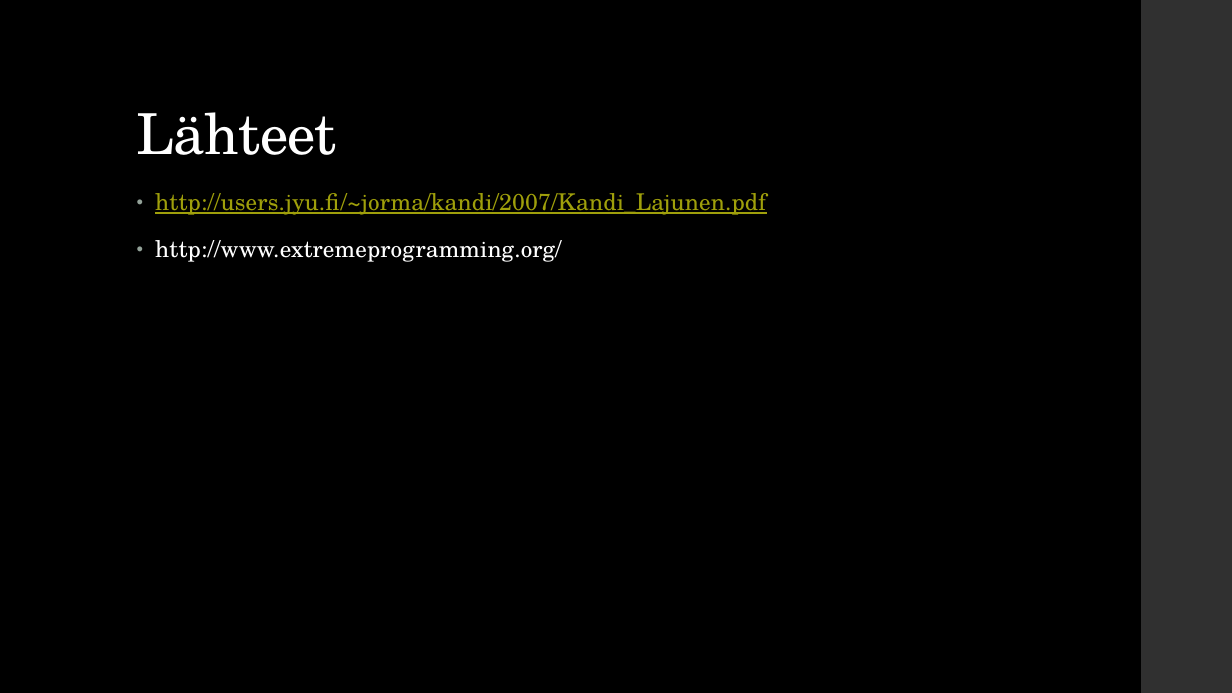
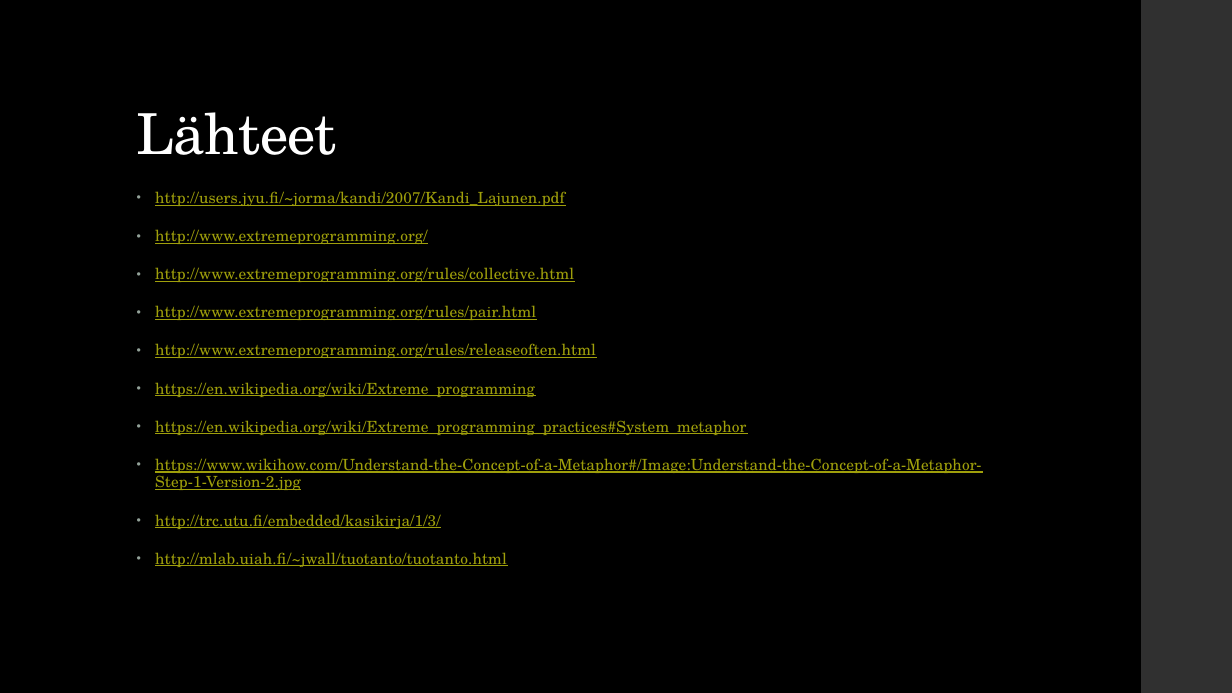
Before and after one commit to vesipeto22/ryhmatyo, a slide deck: slide 9 of Ryhmatyo.pptx. Drawn at 1232x693 pixels with LibreOffice and Linux fonts; fonts in the diff are those of the drawing. Boxes give left, top, right and bottom in pixels: in the first picture for what was removed or moved away, otherwise in the second. Text is boxed around its words. In the diff, an @@ line names an element or a change of style, - is before the commit and + after.

```diff
--- a/Ryhmatyo.pptx
+++ b/Ryhmatyo.pptx
@@ text at [155, 191, 565, 244]: size 18 to 12 pt in "http://users.jyu.fi/~jorma/kandi/2007/Kandi_Lajunen.pdf", "http://www.extremeprogramming.org/"; text colour #FFFFFF to #9F9F0B, underline on in "http://www.extremeprogramming.org/" @@
@@ text at [155, 267, 981, 567]: paragraphs added @@
+• http://www.extremeprogramming.org/rules/collective.html
+• http://www.extremeprogramming.org/rules/pair.html
+• http://www.extremeprogramming.org/rules/releaseoften.html
+• https://en.wikipedia.org/wiki/Extreme_programming
+• https://en.wikipedia.org/wiki/Extreme_programming_practices#System_metaphor
+• https://www.wikihow.com/Understand-the-Concept-of-a-Metaphor#/Image:Understand-the-Concept-of-a-Metaphor-Step-1-Version-2.jpg
+• http://trc.utu.fi/embedded/kasikirja/1/3/
+• http://mlab.uiah.fi/~jwall/tuotanto/tuotanto.html
```
Also in this commit, not shown: 4 slides added, 4 slides removed, 1 other file.
